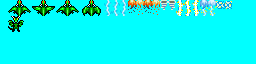
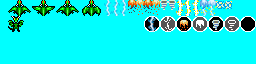
Layers edited between the first and the second w=256, h=64 image:
added layer "Power up" above "Ball Lightining" over 144, 16, 256, 32
